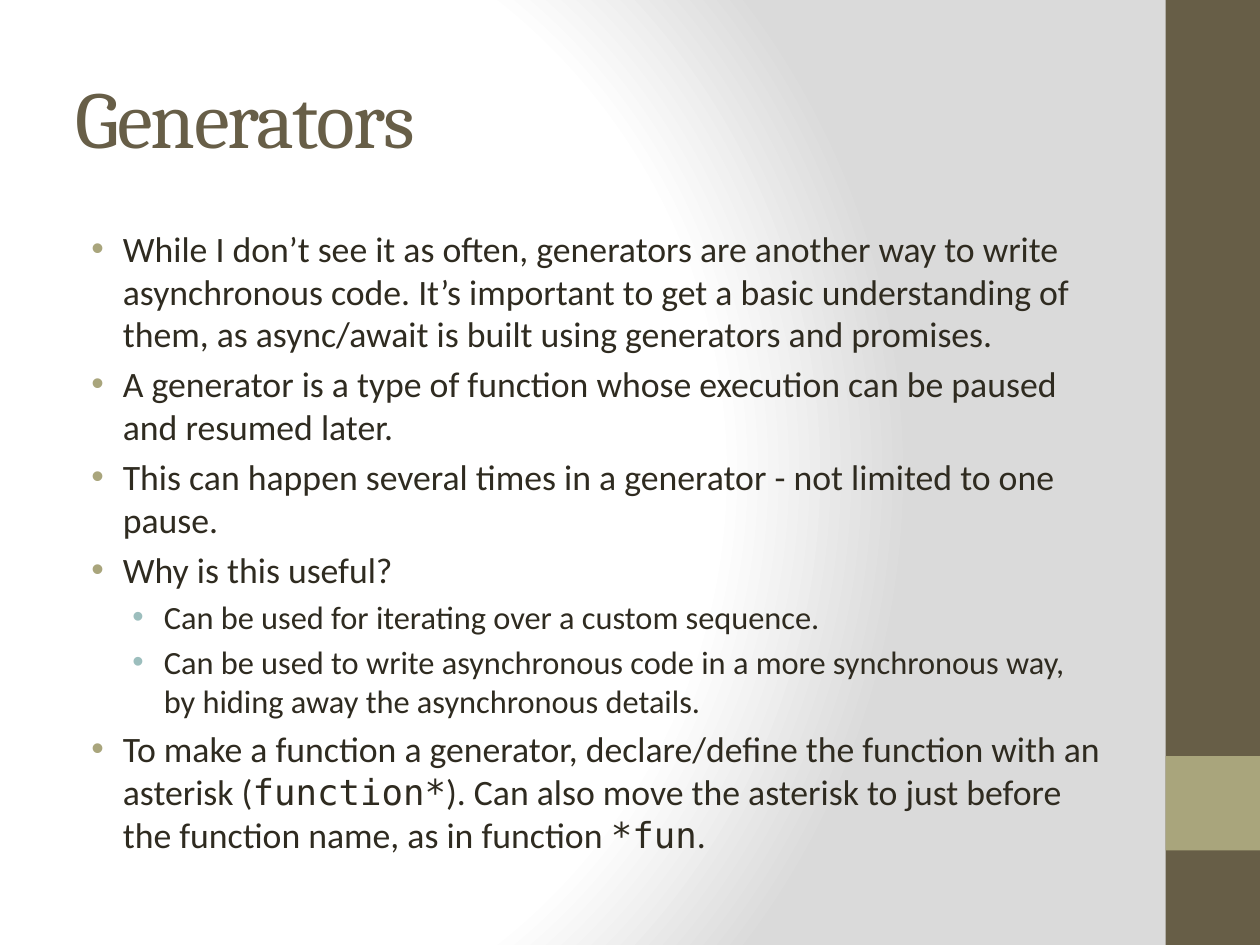
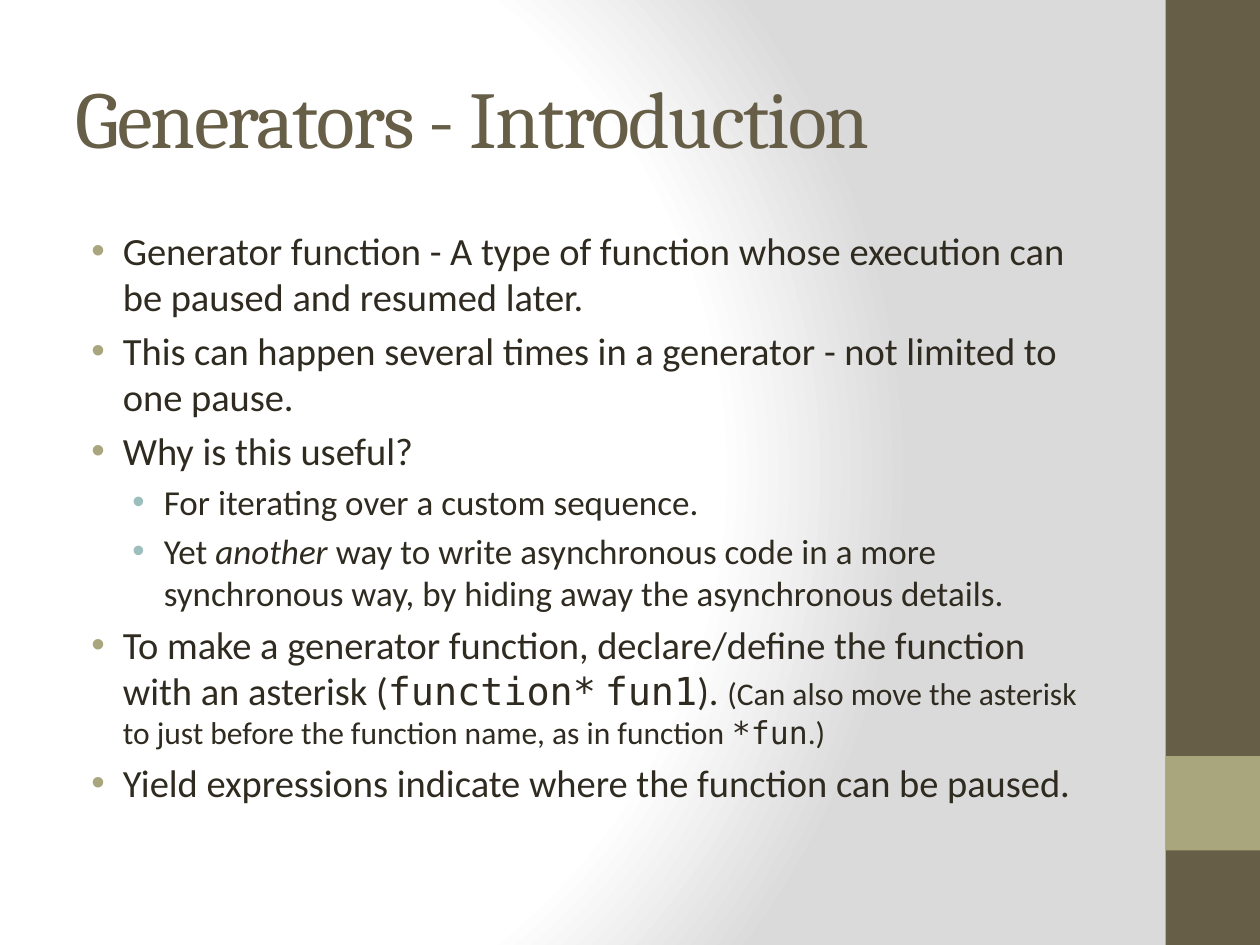
Before and after one commit to cheryly279/AsyncDiscussion, a slide deck: slide 29 of Async_Discussion_9_29_15.pptx (slide 34 before the commit). Drawn at 1260x945 pixels with LibreOffice and Linux fonts; fonts in the diff are those of the drawing. Boxes give left, top, right and bottom in pixels: in the first picture for what was removed or moved away, otherwise in the second. Text is boxed around its words. In the diff, an @@ line names an element or a change of style, - is before the commit and + after.

```diff
--- a/Async_Discussion_9_29_15.pptx
+++ b/Async_Discussion_9_29_15.pptx
@@ title at [76,92,870,149]: text changed @@
-Generators
+Generators - Introduction
@@ text at [123,238,1065,318]: text changed; size 20.4 to 22 pt @@
-• While I don’t see it as often, generators are another way to write asynchronous code. It’s important to get a basic understanding of them, as async/await is built using generators and promises.
-• A generator is a type of function whose execution can be paused and resumed later.
+• Generator function - A type of function whose execution can be paused and resumed later.
@@ text at [123,338,1057,472]: size 20.4 to 22 pt in "This can happen several times in a ...", "Why is this useful?" @@
@@ text at [123,491,1077,804]: text changed; size 20.4 to 22 pt @@
-  • Can be used for iterating over a custom sequence.
-  • Can be used to write asynchronous code in a more synchronous way, by hiding away the asynchronous details.
-• To make a function a generator, declare/define the function with an asterisk (function*). Can also move the asterisk to just before the function name, as in function *fun.
+  • For iterating over a custom sequence.
+  • Yet another way to write asynchronous code in a more synchronous way, by hiding away the asynchronous details.
+• To make a generator function, declare/define the function with an asterisk (function* fun1). (Can also move the asterisk to just before the function name, as in function *fun.)
+• Yield expressions indicate where the function can be paused.
```
Also in this commit, not shown: 28 other slides changed, 1 slide added, 3 slides removed.
